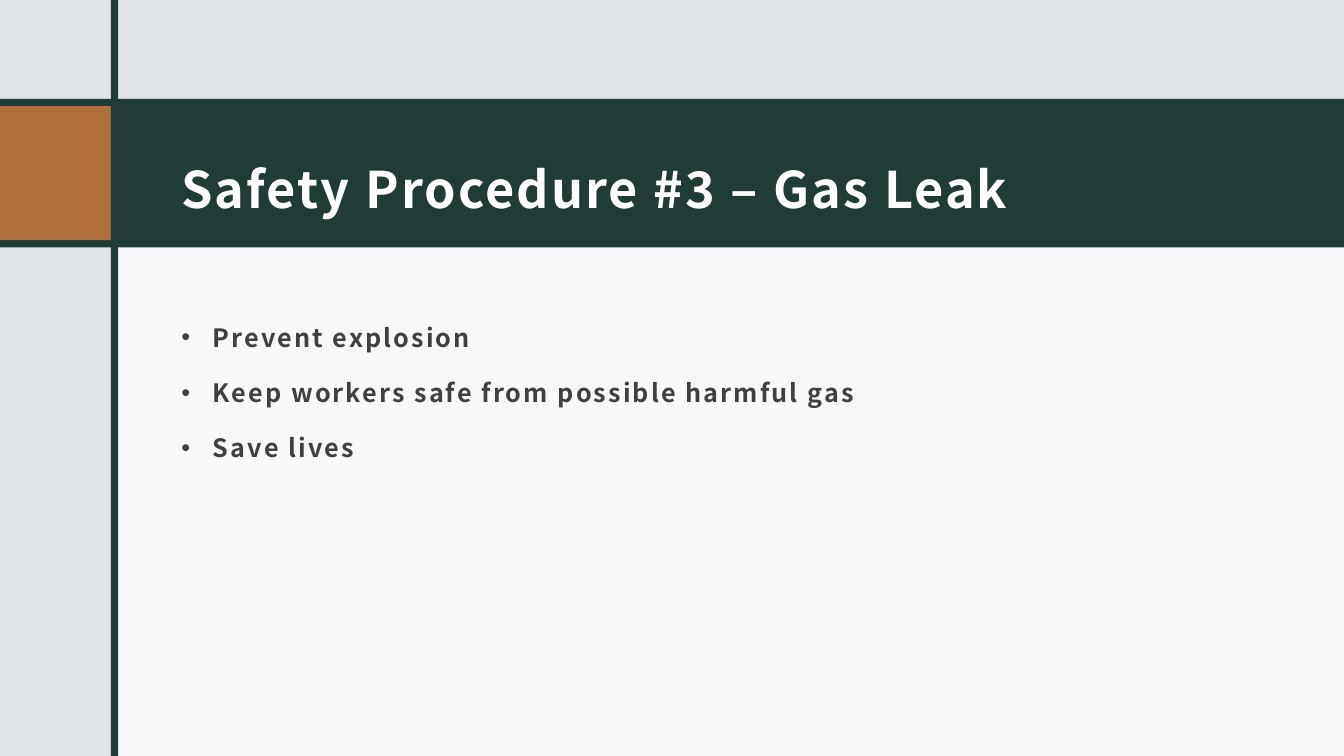
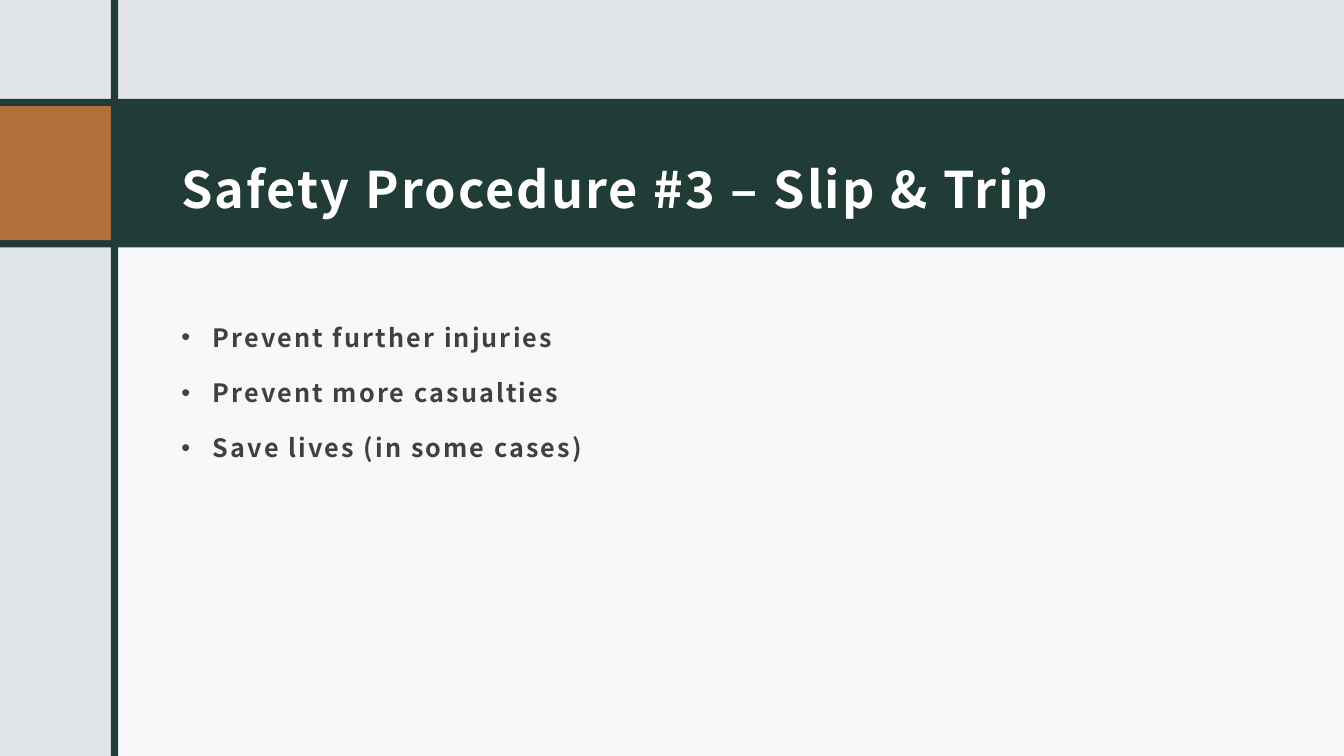
Before and after one commit to TeniaXu/ISDT-CA2, a slide deck: slide 19 of Slides/Summary Page.pptx (slide 18 before the commit). Drawn at 1344x756 pixels with LibreOffice and Linux fonts; fonts in the diff are those of the drawing. Boxes give left, top, right and bottom in pixels: in the first picture for what was removed or moved away, otherwise in the second. Text is boxed around its words. In the diff, an @@ line names an element or a change of style, - is before the commit and + after.

```diff
--- a/Slides/Summary Page.pptx
+++ b/Slides/Summary Page.pptx
@@ title at box(181, 167, 1048, 220): text changed @@
-Safety Procedure #3 – Gas Leak
+Safety Procedure #3 – Slip & Trip
@@ text at box(213, 326, 581, 462): text changed @@
-• Prevent explosion
-• Keep workers safe from possible harmful gas
-• Save lives
+• Prevent further injuries
+• Prevent more casualties
+• Save lives (in some cases)
```
Also in this commit, not shown: 4 other slides changed, 1 slide added, 3 other files.
